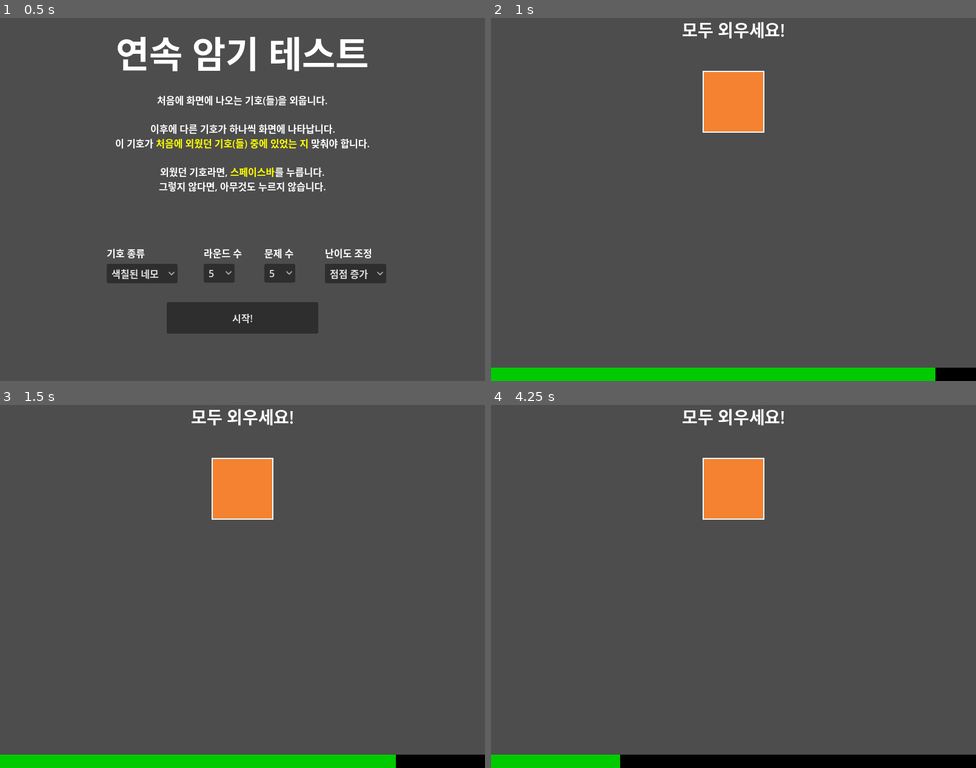
Above: before the commit, frames 1-4 (two rows, left to right).
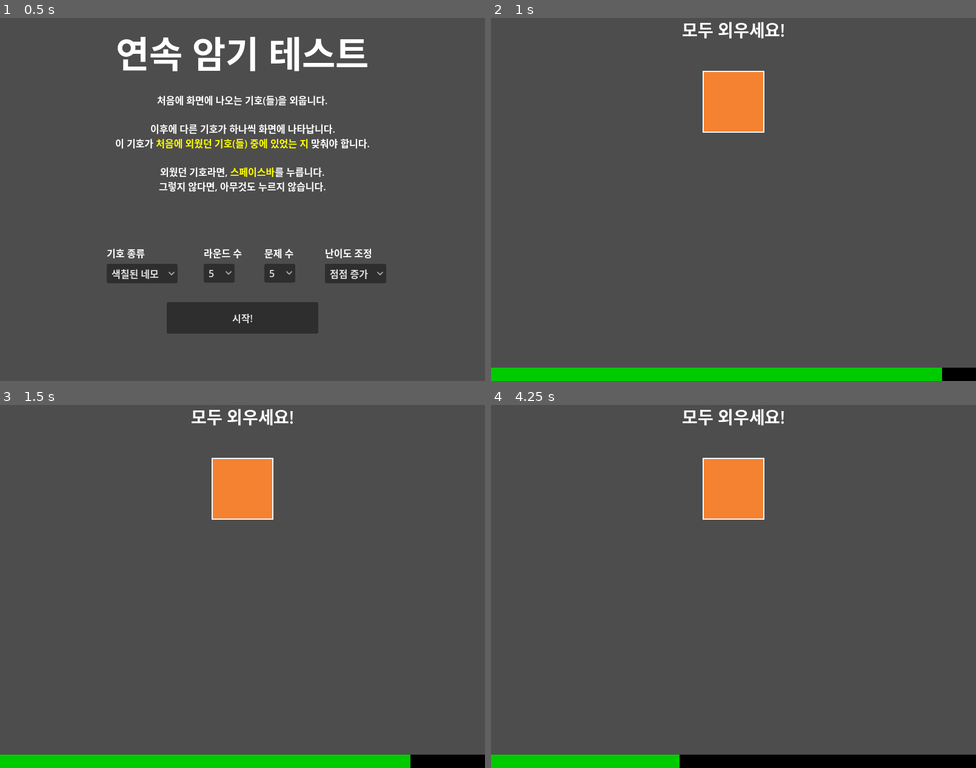
Above: after the commit, the same moments.

Repository: twilight-devcra/immersion-continuous-memory-test
Game: Godot game, scene res://scenes/startup_screen.tscn
Same seed, same stepped clock (60 frames per second), same inputs: the game is played once before the commit and once after it.
Inputs:
- Up to frame 1 (0.5 s): no input
- Up to frame 2 (1 s): click "시작!" at 0.5 s
- Up to frame 3 (1.5 s): tap Enter at 1.25 s; tap Space (confirm) at 1.35 s
- Up to frame 4 (4.25 s): tap Space (confirm) at 2.1, 2.85, 3.5, 3.6 s

Frame 1 is identical in both runs. In frame 2, less than 0.1% of the frame differs, in the area x 91-93%, y 96-100%; in frame 3, 0.1%; in frame 4, 0.5%, in the area x 26-39%, y 96-100%.

Commit message:
add colored shape test, configure auto difficulty adjustment

Diff:
--- a/scenes/single_round.tscn
+++ b/scenes/single_round.tscn
@@ -32,9 +32,9 @@
 
 [node name="SingleRound" type="Node2D"]
 script = ExtResource("1_810ji")
-difficulty = 3
-question_num = 1
-answer_time = 5.0
+difficulty = 6
+symbol_type = 1
+answer_time = 6.0
 answer_timer_color = Color(0, 0.796078, 0, 1)
 question_time = 3.0
 question_timer_color = Color(0.760784, 0, 0, 1)
@@ -42,7 +42,7 @@
 [node name="Previewer" type="Node2D" parent="."]
 position = Vector2(400, 140)
 script = ExtResource("2_vg3a1")
-symbol_width = 150.0
+symbol_width = 120.0
 
 [node name="ReadyLabel" type="Label" parent="Previewer"]
 offset_left = -400.0
--- a/scenes/startup_screen.tscn
+++ b/scenes/startup_screen.tscn
@@ -28,9 +28,11 @@
 offset_right = 293.0
 offset_bottom = 438.0
 selected = 0
-item_count = 1
+item_count = 2
 popup/item_0/text = "색칠된 네모"
 popup/item_0/id = 0
+popup/item_1/text = "색칠된 도형"
+popup/item_1/id = 1
 
 [node name="RoundNumSelect" type="OptionButton" parent="."]
 offset_left = 336.0
--- a/scripts/previewer.gd
+++ b/scripts/previewer.gd
@@ -2,13 +2,16 @@
 
 @export var margin: float
 @export var symbol_width: float
+@export var row_symbols: int = 5
 
 func __symbol_position(index, total) -> Vector2:
-	var position = -(self.symbol_width * total + self.margin * (total - 1)) / 2.0 + self.symbol_width / 2.0
+	var row_index = index / self.row_symbols
+	var cur_row_symbols = min(self.row_symbols, total - self.row_symbols * row_index)
+	var position = -(self.symbol_width * cur_row_symbols + self.margin * (cur_row_symbols - 1)) / 2.0 + self.symbol_width / 2.0
 
-	for x in range(index):
+	for x in range(index % self.row_symbols):
 		position += self.symbol_width + self.margin
-	return Vector2(position, 0)
+	return Vector2(position, self.symbol_width * row_index)
 
 func display(answers:Array[Symbol]) -> void:
 	$ReadyLabel.visible = true
--- a/scripts/round_manager.gd
+++ b/scripts/round_manager.gd
@@ -36,7 +36,16 @@
 
 			return min(self.current_difficulty + 1, self.round_results[-1].round_set.max_level())
 		DifficultyCurve.AUTO:
-			return 1
+			if len(self.round_results) == 0:
+				return 1
+
+			var accuracy = self.round_results[-1].correct_ratio()
+			if accuracy >= 0.9:
+				return min(self.current_difficulty + 1, self.round_results[-1].round_set.max_level())
+			elif accuracy < 0.7:
+				return max(1, self.current_difficulty - 1)
+			else:
+				return self.current_difficulty
 		_:
 			return 1
 
--- a/scripts/round_result_data.gd
+++ b/scripts/round_result_data.gd
@@ -22,6 +22,9 @@
 
 	return data
 
+func correct_ratio() -> float:
+	return float(len(results.filter(func (result): return result))) / len(results)
+
 func _init(symbol:SymbolMeta.Types, difficulty:int, round_set:SymbolSet, results: Array[bool]) -> void:
 	self.symbol_type = symbol
 	self.difficulty = difficulty
--- a/scripts/single_round.gd
+++ b/scripts/single_round.gd
@@ -14,7 +14,7 @@
 var result_data_factory = preload("res://scripts/round_result_data.gd")
 
 @export var difficulty: int = 1
-@export var symbol_type: SymbolMeta.Types = SymbolMeta.Types.COLORED_SQUARES
+@export var symbol_type: SymbolMeta.Types
 @export var question_num: int = 10
 @export var answer_time: float
 @export var answer_timer_color: Color
@@ -90,6 +90,8 @@
 	match self.symbol_type:
 		SymbolMeta.Types.COLORED_SQUARES:
 			self.symbol_set = ColoredSquareSet.new(self.difficulty)
+		SymbolMeta.Types.COLORED_SHAPES:
+			self.symbol_set = ColoredShapeSet.new(self.difficulty)
 
 	self.symbol_set.make(self.question_num)
 
--- a/scripts/startup_screen.gd
+++ b/scripts/startup_screen.gd
@@ -6,6 +6,8 @@
 	match id:
 		0:
 			return SymbolMeta.Types.COLORED_SQUARES
+		1:
+			return SymbolMeta.Types.COLORED_SHAPES
 		_:
 			return SymbolMeta.Types.COLORED_SQUARES
 
--- a/scripts/symbol_meta.gd
+++ /dev/null
@@ -1,13 +0,0 @@
-extends Resource
-class_name SymbolMeta
-
-enum Types {
-	COLORED_SQUARES
-}
-
-static func type_name(val:Types) -> String:
-	match val:
-		Types.COLORED_SQUARES:
-			return 'Colored Squares'
-		_:
-			return 'undefined'
--- /dev/null
+++ b/scripts/symbol_sets/colored_shape_set.gd
@@ -0,0 +1,55 @@
+extends SymbolSet
+class_name ColoredShapeSet
+
+# Difficulty knobs:
+# 1. Answer symbol count
+# 2. Whether wrong questions share a common factor with an answer symbol.
+
+var colored_shape_factory = preload("res://scripts/symbols/colored_shape.gd")
+const colors: Array = [
+	Color('e6194b'),
+	Color('f58231'),
+	Color('ffe119'),
+	Color('3cb44b'),
+	Color('42d4f4'),
+	Color('4363d8'),
+	Color('f032e6'),
+	Color('a9a9a9'),
+	Color('fabed4'),
+	Color('aaffc3'),
+	Color('dcbeff')
+]
+var shapes: Array = SymbolMeta.Shapes.values()
+var symbols: Array[Symbol]
+var size:float = 100.0
+
+func max_level() -> int:
+	return 10
+
+func answer_count(level:int) -> int:
+	return min(level, self.max_level())
+
+func make_correct() -> Array[Symbol]:
+	self.symbols.shuffle()
+	return self.symbols.slice(0, self.answer_count(self.level))
+
+func has_common_property(symbol:ColoredShape) -> bool:
+	for answer in self.correct:
+		if answer.shape == symbol.shape or answer.color == symbol.color:
+			return true
+	return false
+
+func make_incorrect() -> Array[Symbol]:
+	# assumes that make_correct was already called.
+	var candidates = self.symbols.slice(self.answer_count(self.level), -1)
+	candidates = candidates.filter(self.has_common_property)
+	return candidates
+
+func _init(level:int=1) -> void:
+	self.symbols = []
+	for color in colors:
+		for shape in shapes:
+			var symbol:ColoredShape = colored_shape_factory.new(self.size, shape, color)
+			self.symbols.append(symbol)
+
+	super._init(level)
--- a/scripts/symbol_sets/symbol_set.gd
+++ b/scripts/symbol_sets/symbol_set.gd
@@ -3,7 +3,6 @@
 extends Resource
 class_name SymbolSet
 
-var symbols: Array[Symbol]
 var correct: Array[Symbol]
 var incorrect: Array[Symbol]
 var questions: Array[QuestionData]
--- /dev/null
+++ b/scripts/symbols/colored_shape.gd
@@ -0,0 +1,80 @@
+extends Symbol
+class_name ColoredShape
+
+@export var size:float = 100.0
+@export var shape:SymbolMeta.Shapes
+var color:Color
+var border_width:float = 2.0
+
+func describe() -> String:
+	return '(%s, %s, %s)' % [self.color.r8, self.color.g8, self.color.b8]
+
+func draw_shape() -> void:
+	var points:Array = []
+	match self.shape:
+		SymbolMeta.Shapes.SQUARE:
+			var start = self.size * 0.1
+			var end = self.size * 0.9
+			points = [
+				Vector2(start, start),
+				Vector2(start, end),
+				Vector2(end, end),
+				Vector2(end, start)
+			]
+		SymbolMeta.Shapes.CIRCLE:
+			# treat circles differently, because these aren't polygons.
+			self.position += Vector2(size / 2.0, size / 2.0)
+			self.draw_circle(Vector2(0, 0), self.size / 2.3, self.color)
+			self.draw_circle(Vector2(0, 0), self.size / 2.3, Color.WHITE, false, self.border_width, true)
+			return
+		SymbolMeta.Shapes.DIAMOND:
+			points = [
+				Vector2(self.size / 2.0, 0),
+				Vector2(self.size, self.size / 2.0),
+				Vector2(self.size / 2.0, self.size),
+				Vector2(0, self.size / 2.0)
+			]
+		SymbolMeta.Shapes.TRIANGLE:
+			points = [
+				Vector2(self.size * 0.5, self.size * 0.1),
+				Vector2(self.size * 1.0, self.size * 0.9),
+				Vector2(self.size * 0.0, self.size * 0.9)
+			]
+		SymbolMeta.Shapes.PENTAGON:
+			points = [
+				Vector2(self.size * 0.5, self.size * 0.0),
+				Vector2(self.size * 1.0, self.size * 0.4),
+				Vector2(self.size * 0.8, self.size * 0.9),
+				Vector2(self.size * 0.2, self.size * 0.9),
+				Vector2(self.size * 0.0, self.size * 0.4)
+			]
+
+	var packed_points = PackedVector2Array(points)
+	self.draw_colored_polygon(packed_points, self.color)
+	packed_points.append(points[0])
+	self.draw_polyline(packed_points, Color.WHITE, self.border_width, true)
+
+
+
+func _draw() -> void:
+	super._draw()
+	self.position -= Vector2(size / 2.0, size / 2.0)
+
+	self.draw_shape()
+
+
+func _init(size:float = 50.0, shape:SymbolMeta.Shapes = SymbolMeta.Shapes.SQUARE, color:Color = Color.RED) -> void:
+	super._init()
+	self.size = size
+	self.shape = shape
+	self.color = color
+
+# Called when the node enters the scene tree for the first time.
+func _ready() -> void:
+	super._ready()
+	#self.position -= Vector2(size / 2.0, size / 2.0)
+
+
+# Called every frame. 'delta' is the elapsed time since the previous frame.
+func _process(delta: float) -> void:
+	super._process(delta)
--- a/scripts/symbols/symbol.gd
+++ b/scripts/symbols/symbol.gd
@@ -1,7 +1,7 @@
 extends Node2D
 class_name Symbol
 
-var anchor: Vector2
+@export var anchor: Vector2
 
 # a string describing this specific symbol (for result printing)
 func describe() -> String:
--- /dev/null
+++ b/scripts/symbols/symbol_meta.gd
@@ -0,0 +1,37 @@
+extends Resource
+class_name SymbolMeta
+
+enum Types {
+	COLORED_SQUARES,
+	COLORED_SHAPES
+}
+
+enum Shapes {
+	SQUARE,
+	CIRCLE,
+	TRIANGLE,
+	DIAMOND,
+	PENTAGON
+}
+
+static func type_name(val:Types) -> String:
+	match val:
+		Types.COLORED_SQUARES:
+			return 'Colored Squares'
+		_:
+			return 'undefined'
+
+static func shape_name(val:Shapes) -> String:
+	match val:
+		Shapes.SQUARE:
+			return 'square'
+		Shapes.CIRCLE:
+			return 'circle'
+		Shapes.TRIANGLE:
+			return 'triangle'
+		Shapes.DIAMOND:
+			return 'diamond'
+		Shapes.PENTAGON:
+			return 'pentagon'
+		_:
+			return 'undefined'
--- /dev/null
+++ b/test_scenes/test.tscn
@@ -0,0 +1,29 @@
+[gd_scene load_steps=2 format=3 uid="uid://c3vvxl5fkec3j"]
+
+[ext_resource type="Script" uid="uid://c75c5yaiojm6f" path="res://scripts/symbols/colored_shape.gd" id="1_d4cb7"]
+
+[node name="Test" type="Node2D"]
+position = Vector2(400, 300)
+
+[node name="ColoredShape" type="Node2D" parent="."]
+script = ExtResource("1_d4cb7")
+shape = 3
+
+[node name="ColoredShape2" type="Node2D" parent="."]
+script = ExtResource("1_d4cb7")
+anchor = Vector2(70, 0)
+
+[node name="ColoredShape3" type="Node2D" parent="."]
+script = ExtResource("1_d4cb7")
+shape = 1
+anchor = Vector2(-70, 0)
+
+[node name="ColoredShape4" type="Node2D" parent="."]
+script = ExtResource("1_d4cb7")
+shape = 2
+anchor = Vector2(140, 0)
+
+[node name="ColoredShape5" type="Node2D" parent="."]
+script = ExtResource("1_d4cb7")
+shape = 4
+anchor = Vector2(-140, 0)
Not shown, added: scripts/symbol_sets/colored_shape_set.gd.uid
Not shown, added: scripts/symbols/colored_shape.gd.uid
Renamed: scripts/symbol_meta.gd.uid -> scripts/symbols/symbol_meta.gd.uid
